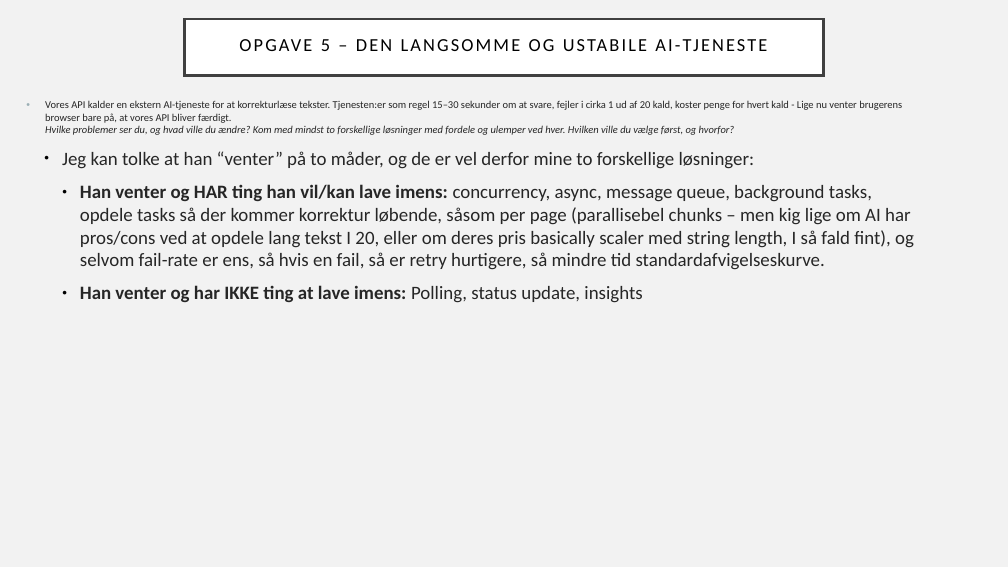
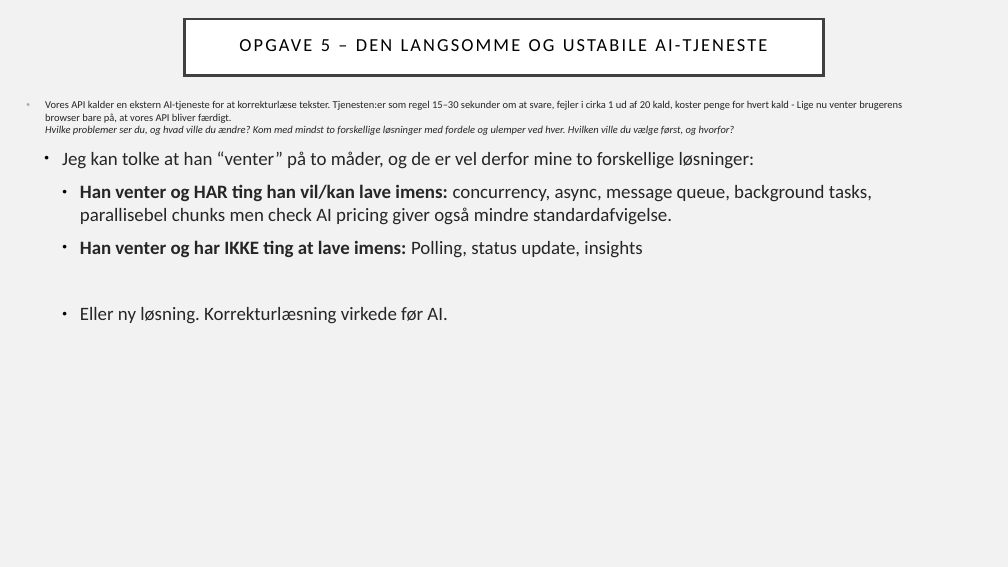
Before and after one commit to Grumlebob/JobInterviewRitzau, a slide deck: slide 10 of Ritzau.odp (slide 9 before the commit). Drawn at 1008x567 pixels with LibreOffice and Linux fonts; fonts in the diff are those of the drawing. Boxes give left, top, right and bottom in pixels: in the first picture for what was removed or moved away, otherwise in the second. Text is boxed around its words. In the diff, an @@ line names an element or a change of style, - is before the commit and + after.

Commit message:
Opgave 2 bullets + links til egne projekter

```diff
--- a/Ritzau.odp
+++ b/Ritzau.odp
@@ text at <box>80,184,872,225</box>: text changed @@
-    ● Han venter og HAR ting han vil/kan lave imens: concurrency, async, message queue, background tasks, opdele tasks så der kommer korrektur løbende, såsom per page (parallisebel chunks – men kig lige om AI har pros/cons ved at opdele lang tekst I 20, eller om deres pris basically scaler med string length, I så fald fint), og selvom fail-rate er ens, så hvis en fail, så er retry hurtigere, så mindre tid standardafvigelseskurve.
+    ● Han venter og HAR ting han vil/kan lave imens: concurrency, async, message queue, background tasks, parallisebel chunks men check AI pricing giver også mindre standardafvigelse.
@@ text at <box>80,307,447,324</box>: paragraph added @@
+    ● Eller ny løsning. Korrekturlæsning virkede før AI.
```
Also in this commit, not shown: 6 other slides changed, 2 slides added, 1 slide removed, 3 other files.
